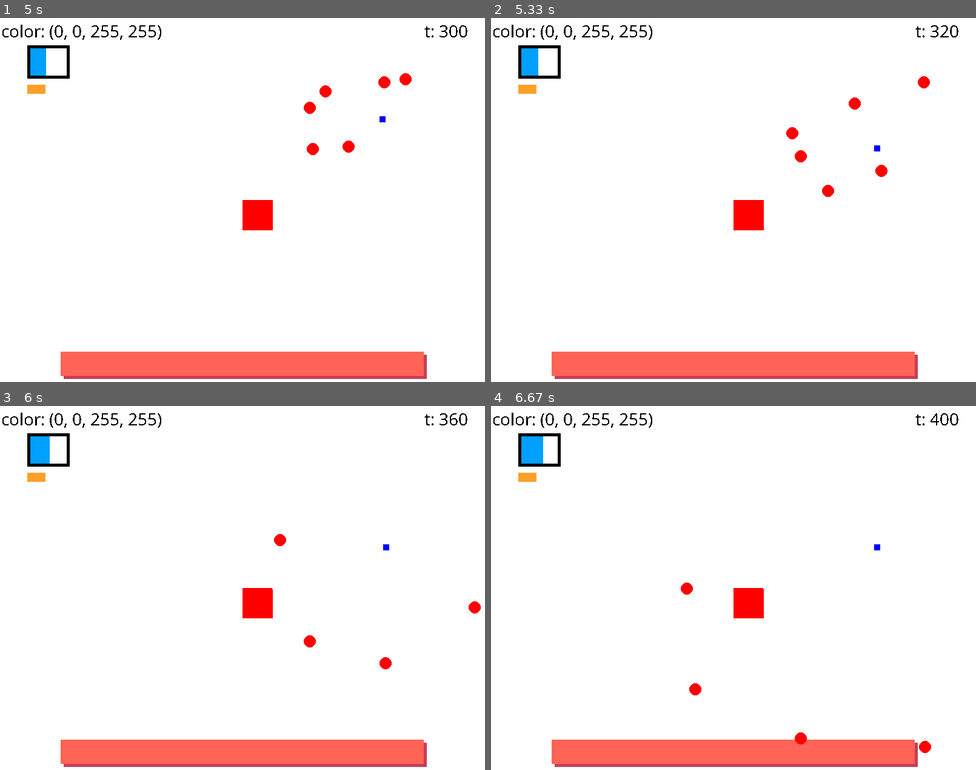
Above: before the commit, frames 1-4 (two rows, left to right).
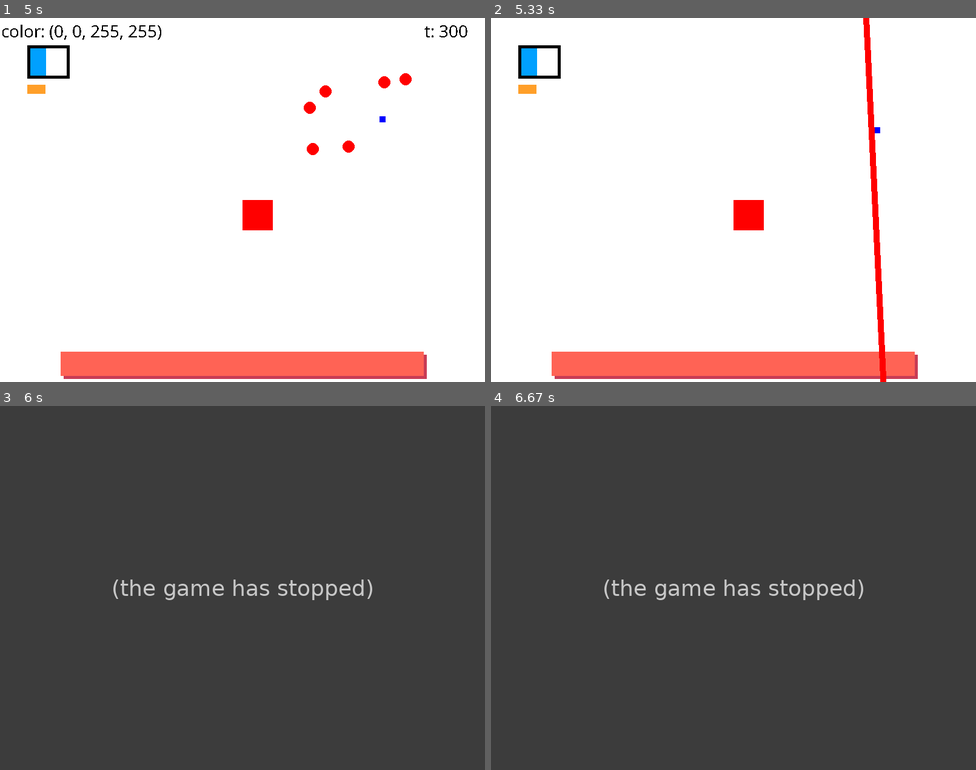
Above: after the commit, the same moments.

Repository: johannesbenjohannes/BlueSquer
Game: pygame game, started from main.py
Same seed, same stepped clock (60 frames per second), same inputs: the game is played once before the commit and once after it.
Inputs (mouse positions are in pixels of both pictures, inside the frame that each line leads up to):
- Up to frame 1 (5 s): click (242, 200) at 0.38 s; hold D 0.67-1.13 s; move the mouse to (223, 214) at 0.7 s; tap Space at 0.73, 1.03, 1.23, 1.53, 1.73, 2.07, 2.37, 2.73, 3.13, 3.43, 3.63, 3.93, 4.13, 4.47, 4.77 s; tap Z at 0.82, 2.15, 3.72 s; hold D 1.17-1.63 s; hold S 1.67-1.97 s; hold D 2-2.63 s; hold S 2.67-3.03 s; hold D 3.07-3.53 s; hold D 3.57-4.03 s; hold S 4.07-4.37 s; hold D from 4.4 s (still down)
- Up to frame 2 (5.33 s): release D at 5.03 s; hold S from 5.07 s (still down); tap Space at 5.13 s; tap Z at 5.22 s
- Up to frame 3 (6 s): release S at 5.43 s
- Up to frame 4 (6.67 s): no input

Frame 1 is identical in both runs. In frame 2, 2.0% of the frame differs, in the area x 0-97%, y 0-100%; in frame 3, 100%, in the area x 0-100%, y 0-100%; in frame 4, 100%.
After the commit the program exited at 5.65 s; later frames show no game.

Commit message:
added death for the player

Diff:
--- a/main.py
+++ b/main.py
@@ -1,8 +1,10 @@
 import pygame
 import sys
+import os
 import math as m
 import random as rd
 from pyvectors import Vector2
+from time import sleep
 
 # --- 1. Initialisation ---
 pygame.init()
@@ -20,7 +22,6 @@
 
 
 def main():
-
     WHITE = (255, 255, 255)
     BLACK = (0, 0, 0)
     RED = (255, 0, 0)
@@ -92,9 +93,10 @@
         }
     }
 
-    phase_1 = ["circle", "bullets","line"] # Patterns de la phase 1
+    phase_1 = ["circle", "bullets", "line"] # Patterns de la phase 1
 
     alive = True # Etat du player
+    immortel = False # Mettre 'True' pour ne pas mourrir à la moindre collision
 
     has_dashed = False # Etat du dash
     compteur_dash = 600 # Cooldown du dash
@@ -335,6 +337,15 @@
             text_color=base_font.render(f"color: {current_color}", False, (0,0,0))
             if 10<rect_x<790 and 10<rect_y<590:
                 if check_surrounding_pixel_colors(fenetre,rect_x,rect_y,RED,10):
+                    if not immortel:
+                        alive = False
+                        print("\a")
+                        if sys.platform == "darwin":
+                            os.system("say game over")
+                            print("\a")
+                        sleep(0.5)
+                        quit()
+
                     text_collison=base_font.render("collision", False, (0,0,0))
                     fenetre.blit(text_collison, (400,2))
             fenetre.blit(text_color, (2,2))
Not shown, added: .gitignore
